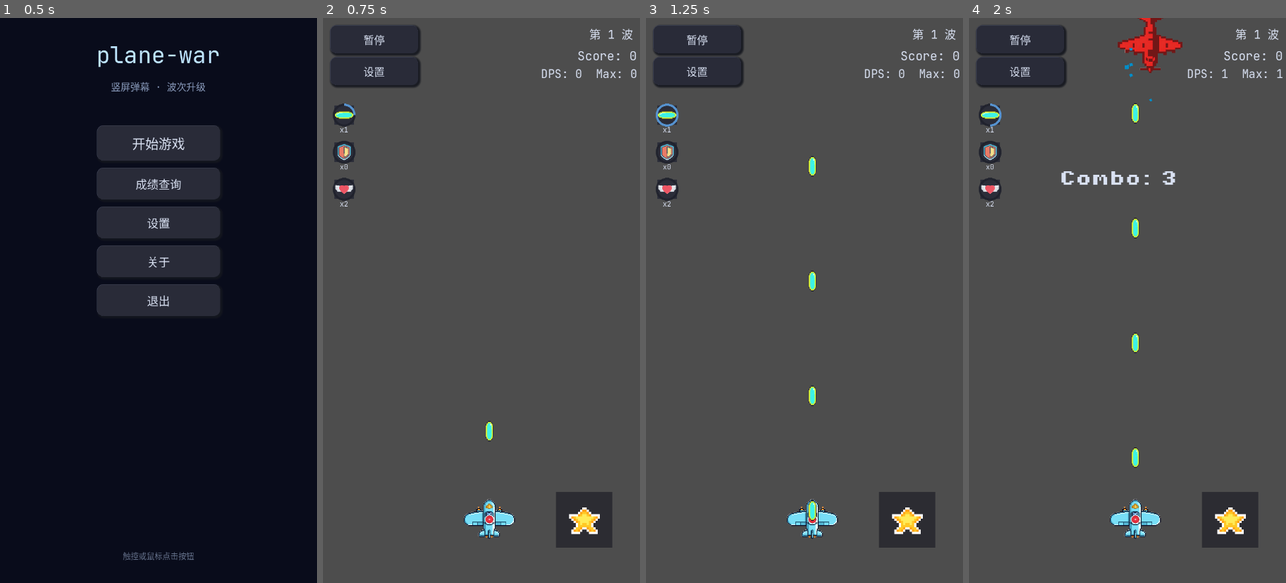
Above: before the commit, frames 1-4 (left to right).
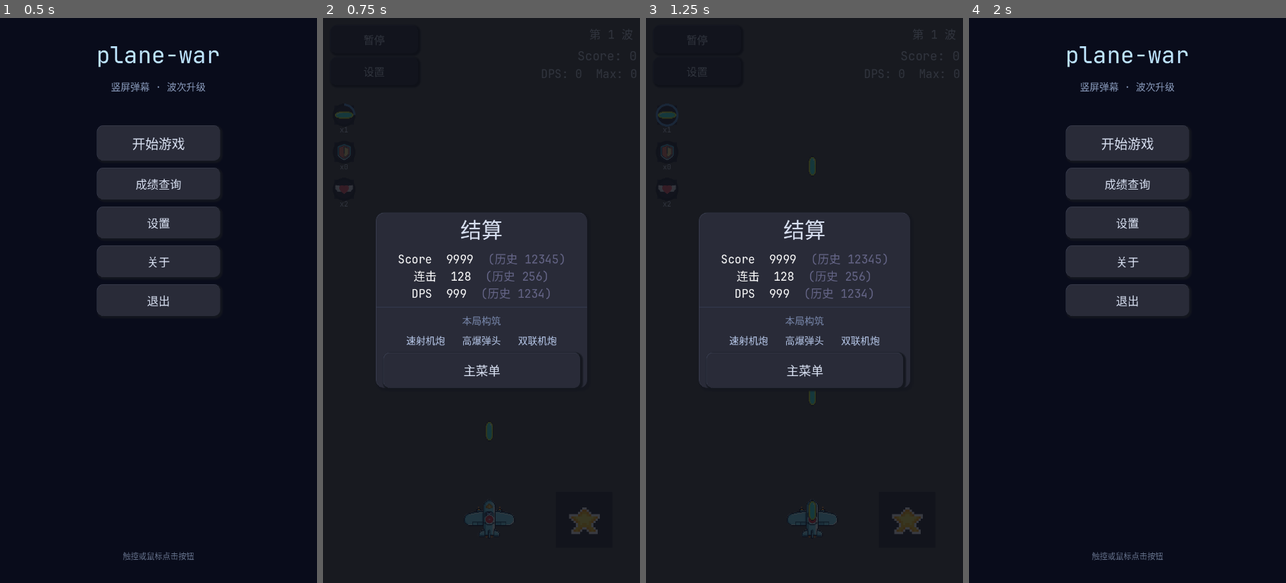
Above: after the commit, the same moments.

Repository: qingzhixing/plane-war
Game: Godot game, scene res://scenes/MainMenu.tscn
Two runs of this game, one before a commit and one after it. Both use one fixed random seed, a clock stepped at 60 frames per second and the inputs below. Sound files missing from this copy of the repository are replaced by a short silence.
Inputs (mouse positions are in pixels of both pictures, inside the frame that each line leads up to):
- Up to frame 1 (0.5 s): no input
- Up to frame 2 (0.75 s): click "开始游戏" at 0.5 s
- Up to frame 3 (1.25 s): no input
- Up to frame 4 (2 s): click (1127, 368) at 1.25 s, where only the run after the commit has a clickable "主菜单"

Frame 1 is identical in both runs. In frame 2, 99% of the frame differs, in the area x 0-100%, y 0-100%; in frame 3, 99%; in frame 4, 99%.

Commit message:
🎨 UI: GameOver 按钮添加左右 Padding
Co-Authored-By: Claude Sonnet 4.6 <noreply@anthropic.com>

Diff:
--- a/scenes/Main.tscn
+++ b/scenes/Main.tscn
@@ -288,7 +288,6 @@
 
 [node name="GameOver" type="CanvasLayer" parent="." unique_id=78857837]
 process_mode = 3
-visible = false
 script = ExtResource("5_game_over")
 
 [node name="Root" type="Control" parent="GameOver" unique_id=222543225]
@@ -361,7 +360,6 @@
 color = Color(0.2, 0.22, 0.3, 1)
 
 [node name="BuildTitle" type="Label" parent="GameOver/Root/Center/SummaryCard/VBox" unique_id=100000026]
-visible = false
 layout_mode = 2
 theme_override_colors/font_color = Color(0.47, 0.53, 0.67, 1)
 theme_override_font_sizes/font_size = 22
@@ -369,21 +367,25 @@
 horizontal_alignment = 1
 
 [node name="BuildLabel" type="RichTextLabel" parent="GameOver/Root/Center/SummaryCard/VBox" unique_id=100000027]
-visible = false
 layout_mode = 2
 theme_override_font_sizes/normal_font_size = 22
 bbcode_enabled = true
 text = "[center][color=#bbccee]速射机炮   高爆弹头   双联机炮[/color][/center]"
 fit_content = true
 
-[node name="RestartButton" type="Button" parent="GameOver/Root/Center/SummaryCard/VBox" unique_id=676963160]
+[node name="ButtonMargin" type="MarginContainer" parent="GameOver/Root/Center/SummaryCard/VBox" unique_id=300000001]
+layout_mode = 2
+theme_override_constants/margin_left = 16
+theme_override_constants/margin_right = 16
+
+[node name="RestartButton" type="Button" parent="GameOver/Root/Center/SummaryCard/VBox/ButtonMargin" unique_id=676963160]
 unique_name_in_owner = true
 custom_minimum_size = Vector2(260, 80)
 layout_mode = 2
 theme_override_font_sizes/font_size = 32
 text = "重新开始"
 
-[node name="MainMenuButton" type="Button" parent="GameOver/Root/Center/SummaryCard/VBox" unique_id=676963161]
+[node name="MainMenuButton" type="Button" parent="GameOver/Root/Center/SummaryCard/VBox/ButtonMargin" unique_id=676963161]
 unique_name_in_owner = true
 custom_minimum_size = Vector2(260, 80)
 layout_mode = 2
--- a/scripts/game_over.gd
+++ b/scripts/game_over.gd
@@ -8,8 +8,8 @@
 @onready var _stats_label: RichTextLabel = $Root/Center/SummaryCard/VBox/StatsLabel
 @onready var _build_title: Label = $Root/Center/SummaryCard/VBox/BuildTitle
 @onready var _build_label: RichTextLabel = $Root/Center/SummaryCard/VBox/BuildLabel
-@onready var _restart_btn: Button = $Root/Center/SummaryCard/VBox/RestartButton
-@onready var _main_menu_btn: Button = $Root/Center/SummaryCard/VBox/MainMenuButton
+@onready var _restart_btn: Button = $Root/Center/SummaryCard/VBox/ButtonMargin/RestartButton
+@onready var _main_menu_btn: Button = $Root/Center/SummaryCard/VBox/ButtonMargin/MainMenuButton
 
 
 func _ready() -> void:
